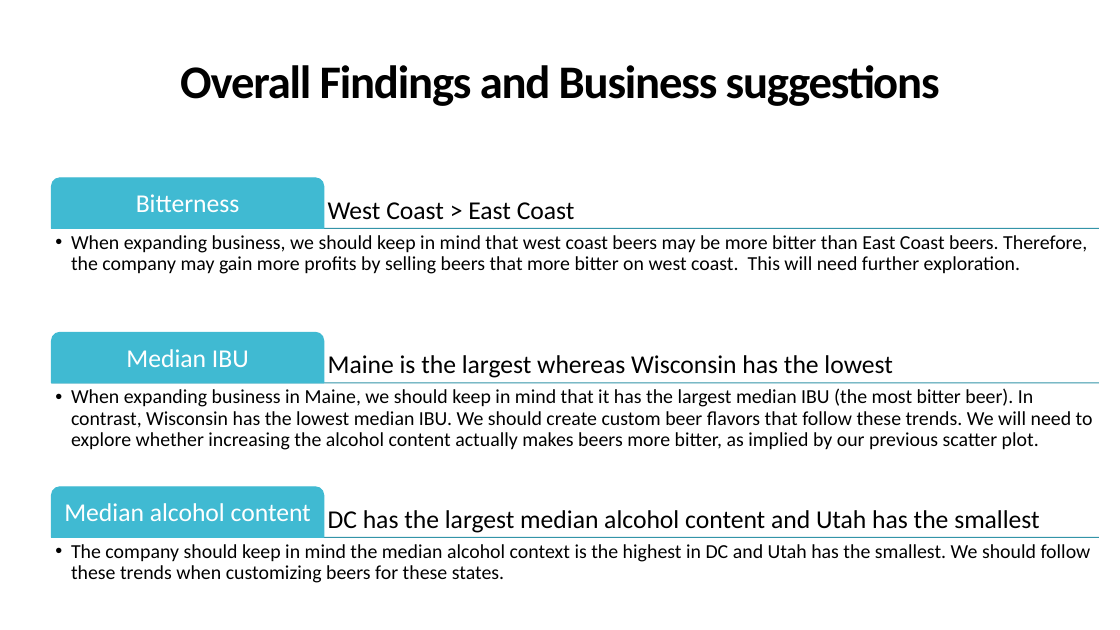
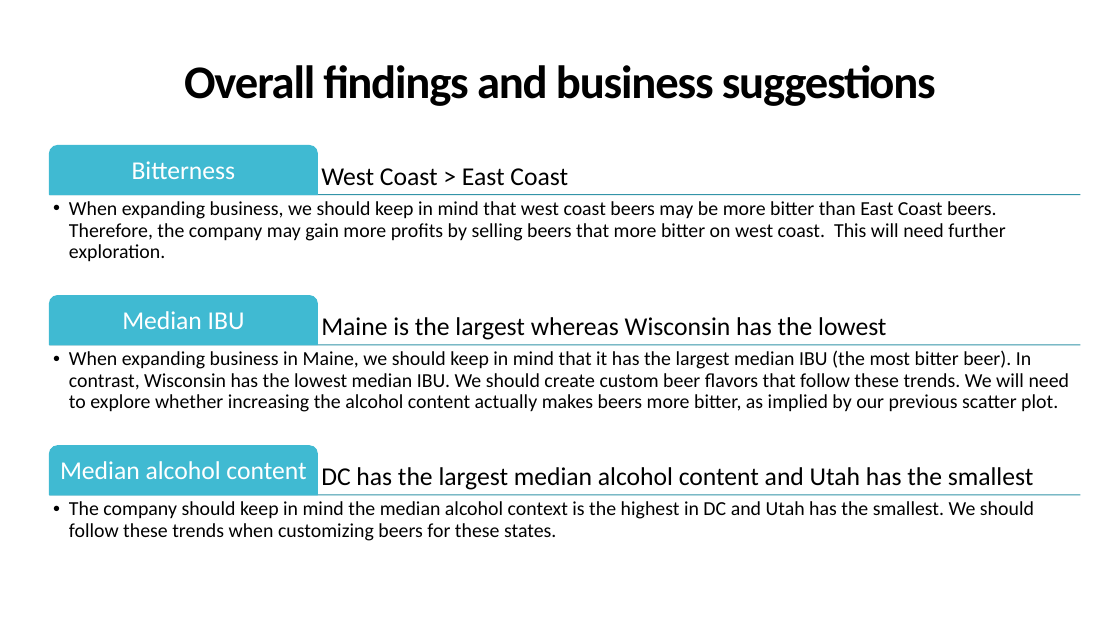
Before and after one commit to sfogelm/SMUDataScienceCapstone1, a slide deck: slide 13 of CaseStudy.pptx. Drawn at 1120x630 pixels with LibreOffice and Linux fonts; fonts in the diff are those of the drawing. Boxes give left, top, right and bottom in pixels: in the first picture for what was removed or moved away, otherwise in the second. Text is boxed around its words. In the diff, an @@ line names an element or a change of style, - is before the commit and + after.

```diff
--- a/CaseStudy.pptx
+++ b/CaseStudy.pptx
@@ text at [184, 65, 936, 106]: text changed @@
-Overall Findings and Business suggestions
+Overall findings and business suggestions
@@ round same rect: place and size @@
-round same rect at [51, 178, 323, 229]
+round same rect at [50, 145, 318, 195]
@@ text "Bitterness": place and size @@
-text "Bitterness" at [136, 194, 240, 212]
+text "Bitterness" at [132, 161, 236, 179]
@@ text "West Coast > East Coast": place and size @@
-text "West Coast > East Coast" at [328, 202, 575, 220]
+text "West Coast > East Coast" at [321, 168, 568, 186]
@@ text "When expanding business, we should ..." rewrapped from [71, 235, 1087, 274] to [69, 201, 1005, 262] @@
@@ line moved from (51, 229) - (1099, 229) to (50, 195) - (1081, 195) @@
@@ round same rect: place and size @@
-round same rect at [51, 333, 323, 383]
+round same rect at [50, 296, 318, 345]
@@ text "Median IBU": place and size @@
-text "Median IBU" at [126, 349, 249, 367]
+text "Median IBU" at [122, 311, 245, 329]
@@ text "Maine is the largest whereas ...": place and size @@
-text "Maine is the largest whereas ..." at [328, 355, 892, 378]
+text "Maine is the largest whereas ..." at [321, 317, 886, 340]
@@ text "When expanding business in Maine, ..." rewrapped from [71, 388, 1093, 450] to [69, 350, 1070, 412] @@
@@ line moved from (51, 383) - (1099, 383) to (50, 344) - (1081, 344) @@
@@ round same rect: place and size @@
-round same rect at [51, 486, 323, 537]
+round same rect at [50, 446, 318, 496]
@@ text "Median alcohol content": place and size @@
-text "Median alcohol content" at [64, 503, 311, 521]
+text "Median alcohol content" at [60, 461, 306, 479]
@@ text "DC has the largest median ...": place and size @@
-text "DC has the largest median ..." at [328, 510, 1040, 533]
+text "DC has the largest median ..." at [321, 467, 1034, 490]
@@ text "The company should keep in ..." rewrapped from [71, 544, 1091, 583] to [69, 501, 1034, 541] @@
@@ line moved from (51, 538) - (1099, 538) to (50, 495) - (1081, 495) @@
```
Also in this commit, not shown: 2 other slides changed.
